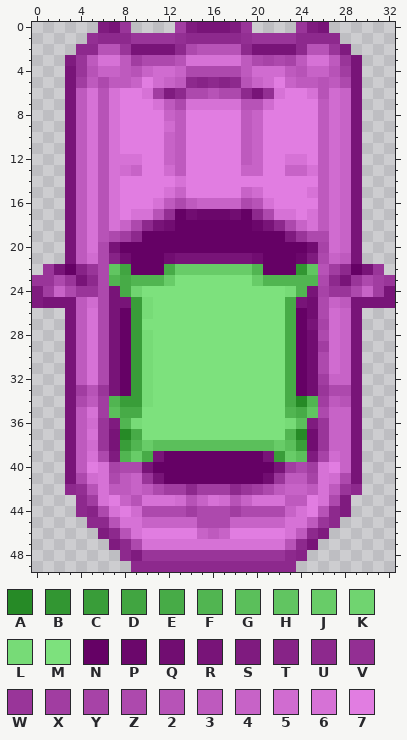
Pixel-art sprite, stored at client/src/ressources/sprites/dependencies/player.png. The first picture shows the starting point.
The file is 33x50 pixels. Colours within 5 levels of each other are drawn and written as one.
Palette (. is transparent): A #268a26  B #329632  C #399d39  D #41a541  E #47ab47  F #51b551  G #5bbf5b  H #61c561  J #68cc68  K #70d470  L #77db77  M #7de17d  N #650165  P #6b076b  Q #710d71  R #781478  S #7f1b7f  T #872387  U #8d298d  V #932f93  W #993599  X #a13da1  Y #a743a7  Z #ad49ad  2 #b753b7  3 #be5abe  4 #c763c7  5 #d06cd0  6 #d672d6  7 #e17de1
Pixels before, first column x 0:
 0 ......SRW....XSRRRSW....WSR......
 1 .....VUUUWWWWVUUUUUVWWWWUUUU.....
 2 ....UU22WRRRRUZ2222URRRRU22WS....
 3 ...SW3663XZZZ2666663ZYZY3663WR...
 4 ...RW244324554ZZZZZ355532442XR...
 5 ...RX3Z3347543UTUTU245743323ZR...
 6 ...R3626776XSUZZ2ZZURV6776254R...
 7 ...R362677763Z666662257777354R...
 8 ...R3626777743777773477777354R...
 9 ...R3626777753777773477777354R...
10 ...R3626777743777773477777354R...
11 ...R3626777743777773477777354R...
12 ...R3626667743777773477667354R...
13 ...R3626547753777774477446354R...
14 ...R3626777776777777777777354R...
15 ...R3626777764777774577776354R...
16 ...R362677763Z34444Z267777354R...
17 ...R36267662VNQPPPQNUZ6676354R...
18 ...R36264ZURQNNNNNNNPRUZ46354R...
19 ...R362ZXUNNNNNNNNNNNNNSWZZ54R...
20 ...R36ZRNNNNNNNNNNNNNNNNNQY54R...
21 ...R35ZTQNNNQRRRRRRRQNNNPSZ43R...
22 .WRNTWZHDNNNEJJJJJJJFNNNBH2XUNRW.
23 WWZWRUZFEFFFJMMMMMMMJFFFFFZURWZXW
24 SX4ZWWZREKMMMMMMMMMMMMMLFRYWWZ4XR
25 SRRR35ZRRCLMMMMMMMMMMMMERQZ43RRRR
26 ...R36ZRNCLMMMMMMMMMMMMENQZ54R...
27 ...R36ZRNCMMMMMMMMMMMMMENRY54R...
28 ...R36ZRNCLMMMMMMMMMMMMENQZ54R...
29 ...R36ZRNCLMMMMMMMMMMMMENQX54R...
30 ...R36ZRNCLMMMMMMMMMMMMENQZ54R...
31 ...R36ZRNCLMMMMMMMMMMMMENQZ54R...
32 ...R36ZRNCLMMMMMMMMMMMMENQX44R...
33 ...RX2WRNCLMMMMMMMMMMMMENQWZZR...
34 ...RZ3XFCCLMMMMMMMMMMMMEAFX32R...
35 ...R36XGEEMMMMMMMMMMMMMFEHZ44R...
36 ...R35WSFLMMMMMMMMMMMMMLGSW44R...
37 ...R36WRAEMMMMMMMMMMMMMFAQW44R...
38 ...R35WRCFJGGGGGGGGGGGJGCQW44R...
39 ...R36ZSFJERNNNNNNNNNRCJGSY54R...
40 ...R376YZZRNNNNNNNNNNNRXZX674R...
41 ...RZ56Z34WRNNNNNNNNNQW33Y65ZR...
42 ...UV263343ZXXUXXXUWXZ344363WU...
43 ....UX674266652465246663376ZS....
44 ....UTZ675ZZZZXZZZXZZZZ4672US....
45 .....UU26644444ZZZ44444663WU.....
46 ......SU26777774347777763US......
47 .......SUZ66666666666662UR.......
48 ........USWWWWWWWWWWWWWUT........
49 .........UUUUUUUUUUUUUUU.........
The same view after the edit:
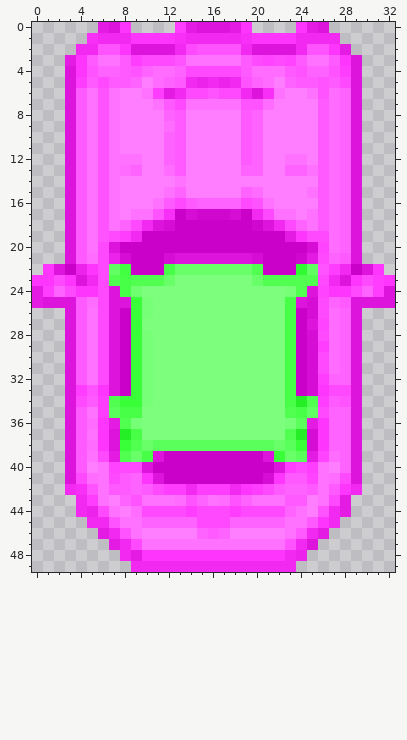
Edits made:
Colour 2 changes from #b753b7 to #ff53ff.
Colour 3 changes from #be5abe to #ff5aff.
Colour 4 changes from #c763c7 to #ff63ff.
Colour 5 changes from #d06cd0 to #ff6cff.
Colour 6 changes from #d672d6 to #ff72ff.
Colour 7 changes from #e17de1 to #ff7dff.
Colour A changes from #268a26 to #26ee26.
Colour B changes from #329632 to #32fa32.
Colour C changes from #399d39 to #39ff39.
Colour D changes from #41a541 to #41ff41.
Colour E changes from #47ab47 to #47ff47.
Colour F changes from #51b551 to #51ff51.
Colour G changes from #5bbf5b to #5bff5b.
Colour H changes from #61c561 to #61ff61.
Colour J changes from #68cc68 to #68ff68.
Colour K changes from #70d470 to #70ff70.
Colour L changes from #77db77 to #77ff77.
Colour M changes from #7de17d to #7dff7d.
Colour N changes from #650165 to #c901c9.
Colour P changes from #6b076b to #cf07cf.
Colour Q changes from #710d71 to #d50dd5.
Colour R changes from #781478 to #dc14dc.
Colour S changes from #7f1b7f to #e31be3.
Colour T changes from #872387 to #eb23eb.
Colour U changes from #8d298d to #f129f1.
Colour V changes from #932f93 to #f72ff7.
Colour W changes from #993599 to #fd35fd.
Colour X changes from #a13da1 to #ff3dff.
Colour Y changes from #a743a7 to #ff43ff.
Colour Z changes from #ad49ad to #ff49ff.
Changed places in both pictures, as pixel boxes (x1, y1, x2, y2):
changed: (32, 22, 395, 572)
